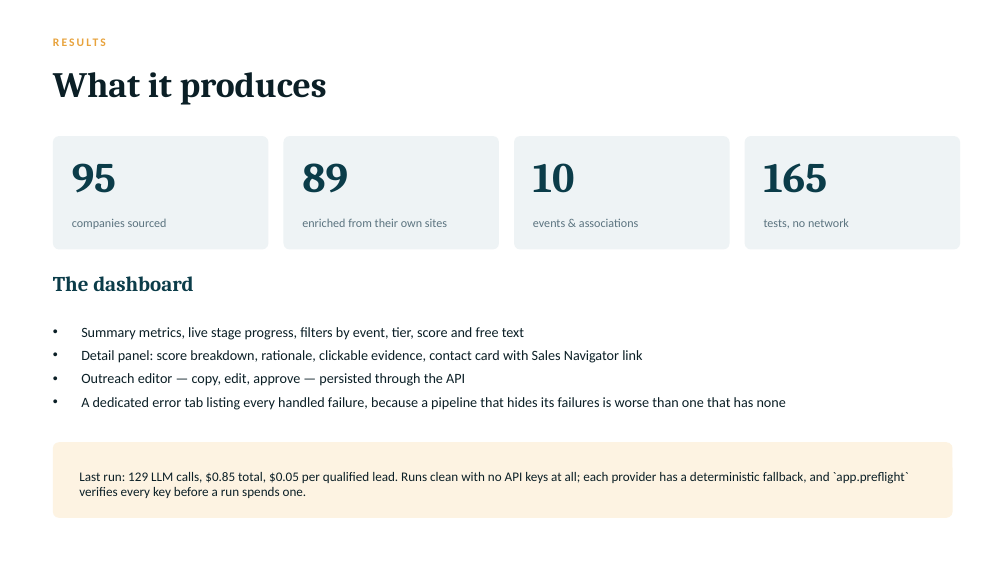
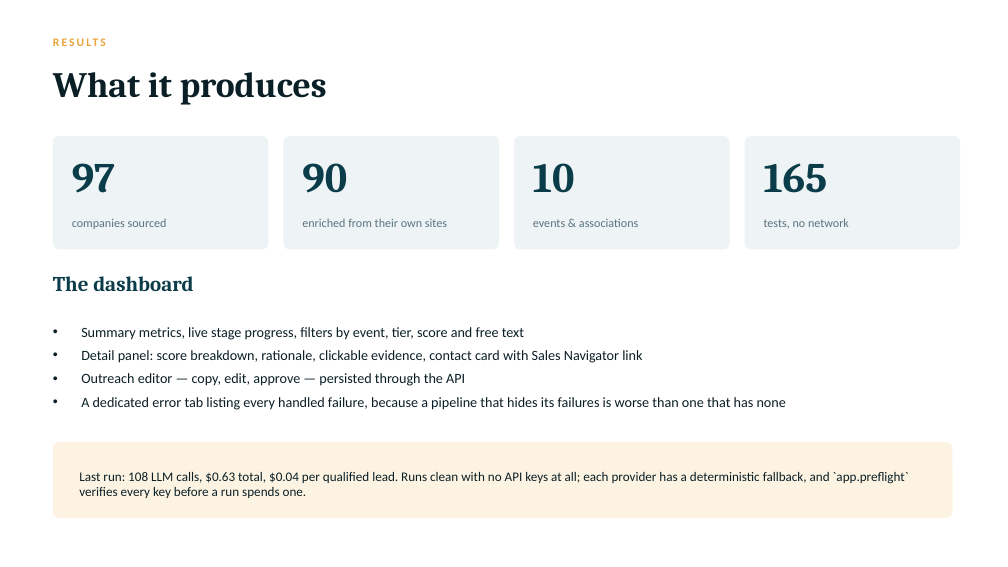
Before and after one commit to mohsin-khawaja/instalily-case-study, a slide deck: slide 8 of docs/Tedlar-Lead-Agent.pptx. Drawn at 1008x567 pixels with LibreOffice and Linux fonts; fonts in the diff are those of the drawing. Boxes give left, top, right and bottom in pixels: in the first picture for what was removed or moved away, otherwise in the second. Text is boxed around its words. In the diff, an @@ line names an element or a change of style, - is before the commit and + after.

```diff
--- a/docs/Tedlar-Lead-Agent.pptx
+++ b/docs/Tedlar-Lead-Agent.pptx
@@ text at [72,163,115,193]: text changed @@
-95
+97
@@ text at [302,163,347,193]: text changed @@
-89
+90
@@ text at [79,472,909,498]: text changed @@
-Last run: 129 LLM calls, $0.85 total, $0.05 per qualified lead. Runs clean with no API keys at all; each provider has a deterministic fallback, and `app.preflight` verifies every key before a run spends one.
+Last run: 108 LLM calls, $0.63 total, $0.04 per qualified lead. Runs clean with no API keys at all; each provider has a deterministic fallback, and `app.preflight` verifies every key before a run spends one.
```
Also in this commit, not shown: 1 other slide changed, 7 other files.
